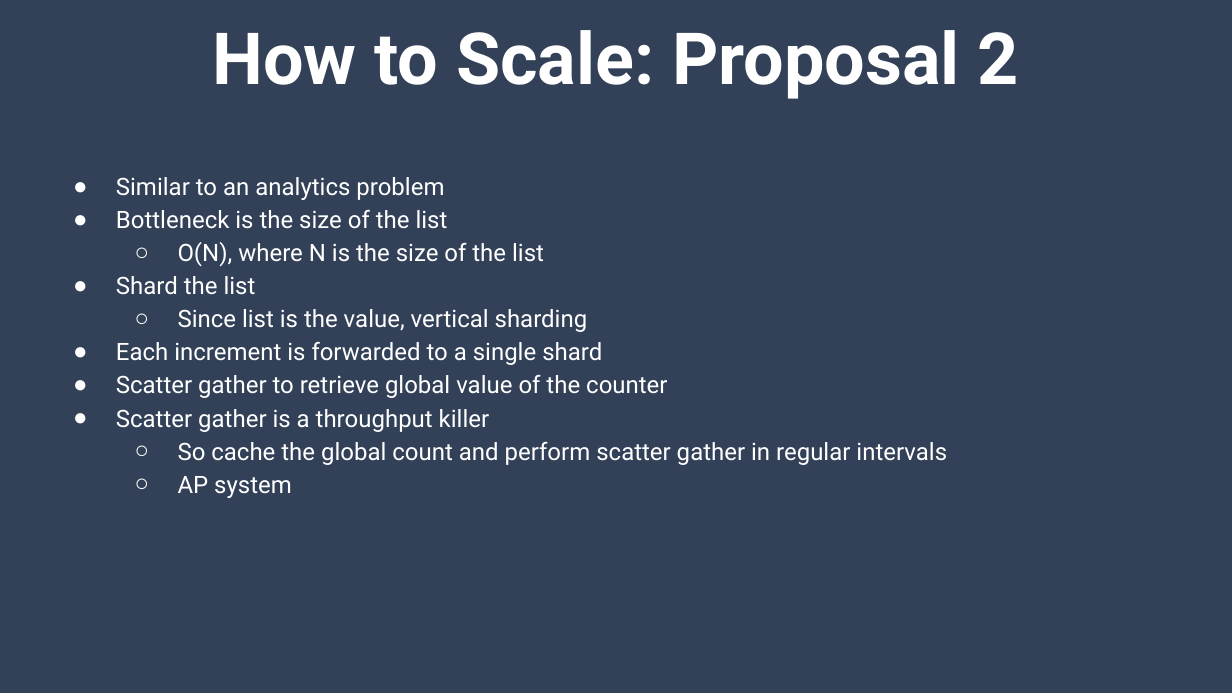
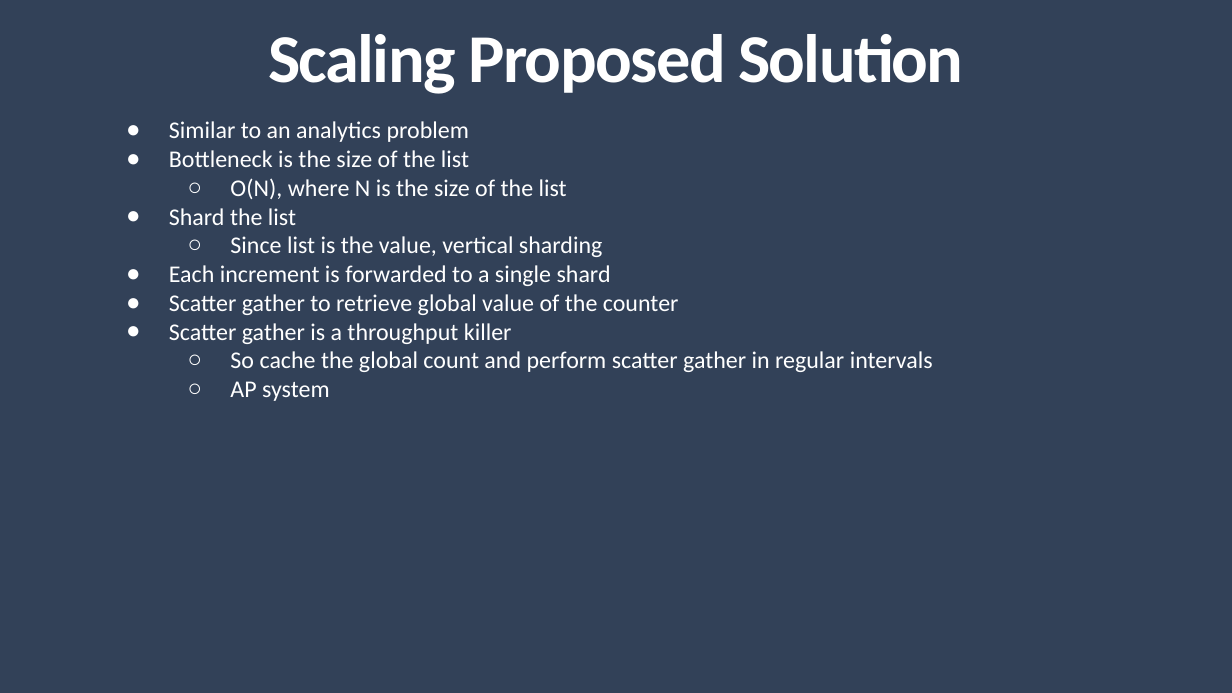
Before and after one commit to rvats/ikmaster, a slide deck: slide 7 of __Notes/DistributedCounter.pptx (slide 14 before the commit). Drawn at 1232x693 pixels with LibreOffice and Linux fonts; fonts in the diff are those of the drawing; background and template pictures are left out. Boxes give left, top, right and bottom in pixels: in the first picture for what was removed or moved away, otherwise in the second. Text is boxed around its words. In the diff, an @@ line names an element or a change of style, - is before the commit and + after.

Commit message:
Updating Distributed Counter Solution

```diff
--- a/__Notes/DistributedCounter.pptx
+++ b/__Notes/DistributedCounter.pptx
@@ title removed at [212,30,1019,99] @@
-How to Scale: Proposal 2
@@ title added at [268,34,964,94], 40 pt, text #FFFFFF, bold @@
+Scaling Proposed Solution
@@ text "Similar to an analytics problem": place and size @@
-text "Similar to an analytics problem" at [116,177,947,498]
+text "Similar to an analytics problem" at [169,121,933,401]
@@ text "Similar to an analytics problem" at [169,121,933,401]: font Roboto to Calibri; line spacing 1.15 to 1 @@
```
Also in this commit, not shown: 4 other slides changed, 3 slides added, 11 slides removed, 5 other files.
